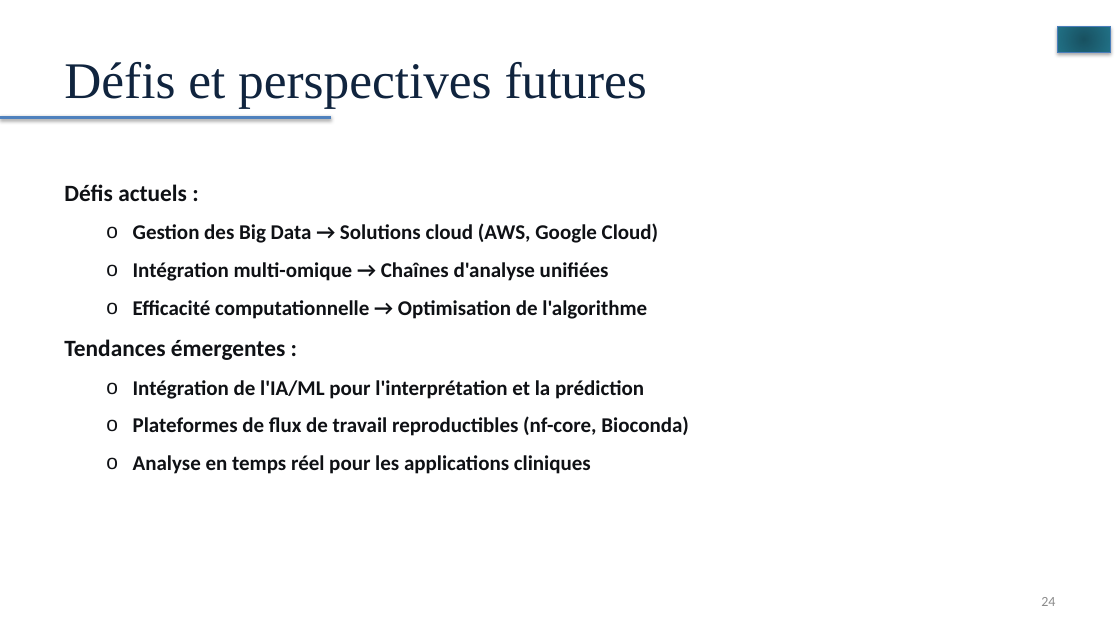
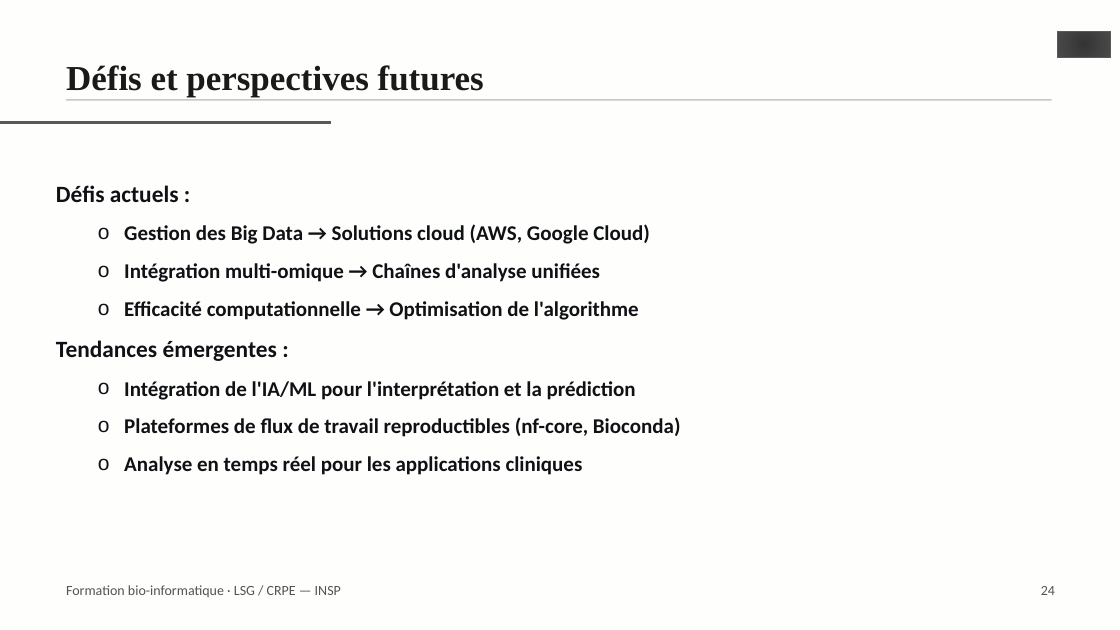
Before and after one commit to Hadji-gid/formation-bioinfo-sgq, a slide deck: slide 24 of diapositives/00_workflow_bioinformatique.pptx. Drawn at 1120x630 pixels with LibreOffice and Linux fonts; fonts in the diff are those of the drawing. Boxes give left, top, right and bottom in pixels: in the first picture for what was removed or moved away, otherwise in the second. Text is boxed around its words. In the diff, an @@ line names an element or a change of style, - is before the commit and + after.

Commit message:
diapositives: reporter le module 0 sur le gabarit commun
Les 27 planches sont reconstruites dans ressources/gabarit.pptx, et non
plus dans le masque d'origine : mêmes dispositions, même page de titre au
logo INSP, même filet gris sous le titre, même bas de page numéroté que
les modules 1 à 5. Les 34 images — organigrammes, captures de terminal,
exemples de formats — sont reportées à leur position, décalées vers le bas
lorsqu'elles passaient sous le filet.

```diff
--- a/diapositives/00_workflow_bioinformatique.pptx
+++ b/diapositives/00_workflow_bioinformatique.pptx
@@ background #FFFFFF to #FEFEFD @@
@@ 1 text, 1 line, 1 math minus moved together from (x1=0, y1=0, x2=1120, y2=474) to (x1=0, y1=0, x2=1120, y2=475) @@
@@ math minus at (x1=1049, y1=0, x2=1120, y2=98): fill gradient #185261 to #23748A to #298AA3 to gradient #363636 to #4D4D4D to #5C5C5C; outline #4B7EBC 0.75 pt to #595959 0.5 pt; shadow off @@
@@ title "Défis et perspectives futures" at (x1=66, y1=65, x2=484, y2=98): size 44 to 30 pt, text colour #0F243E to #1A1A1A, bold on; line spacing 1 to 1.15; vertical alignment middle to top @@
@@ rectangle added at (x1=66, y1=99, x2=1052, y2=101), fill #C8C8C8 @@
@@ line (0, 123) - (332, 123): stroke #4F81BD 3 pt to #595959 3 pt @@
@@ text added at (x1=66, y1=585, x2=341, y2=597), 12 pt, text #535353 @@
+Formation bio-informatique · LSG / CRPE — INSP
@@ text "24" moved from (x1=1041, y1=597, x2=1055, y2=606) to (x1=1041, y1=586, x2=1055, y2=595) @@
@@ text "24" at (x1=1041, y1=586, x2=1055, y2=595): text colour #8C8C8C to #535353; line spacing 1 to 1.15; vertical alignment middle to top @@
```
Also in this commit, not shown: 25 other slides changed, 1 slide added, 1 slide removed, 1 other file.
